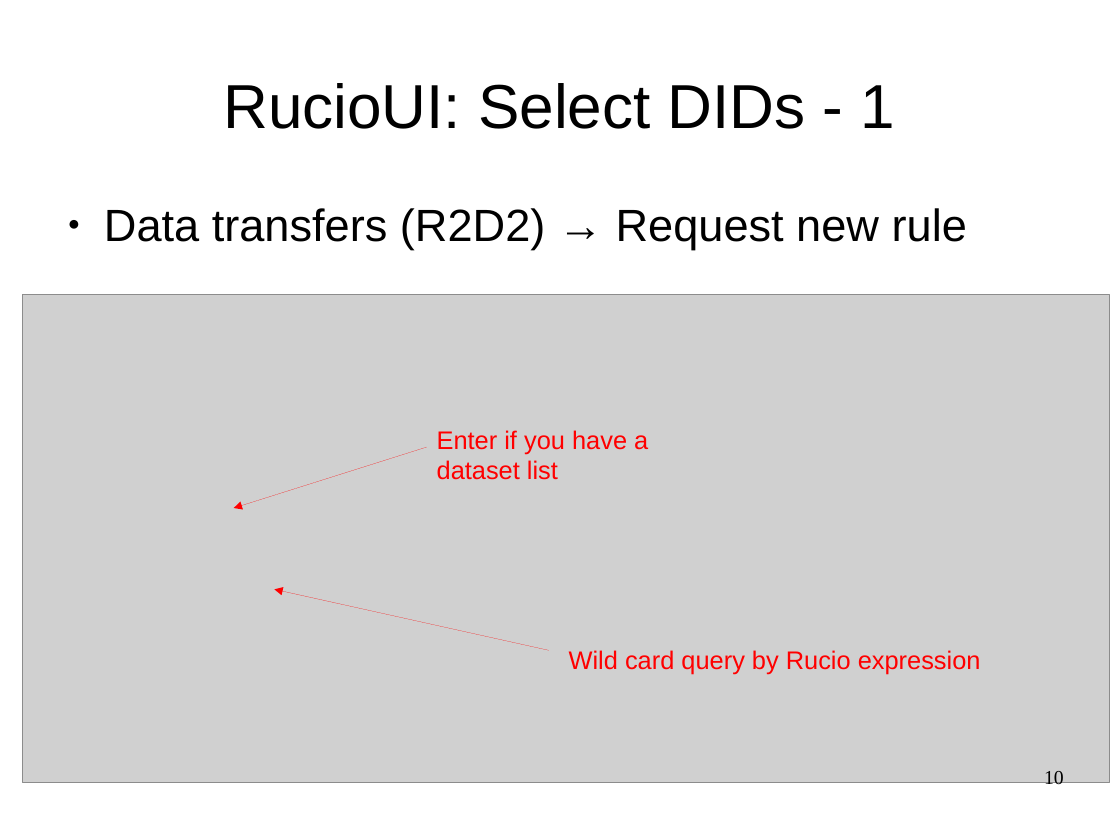
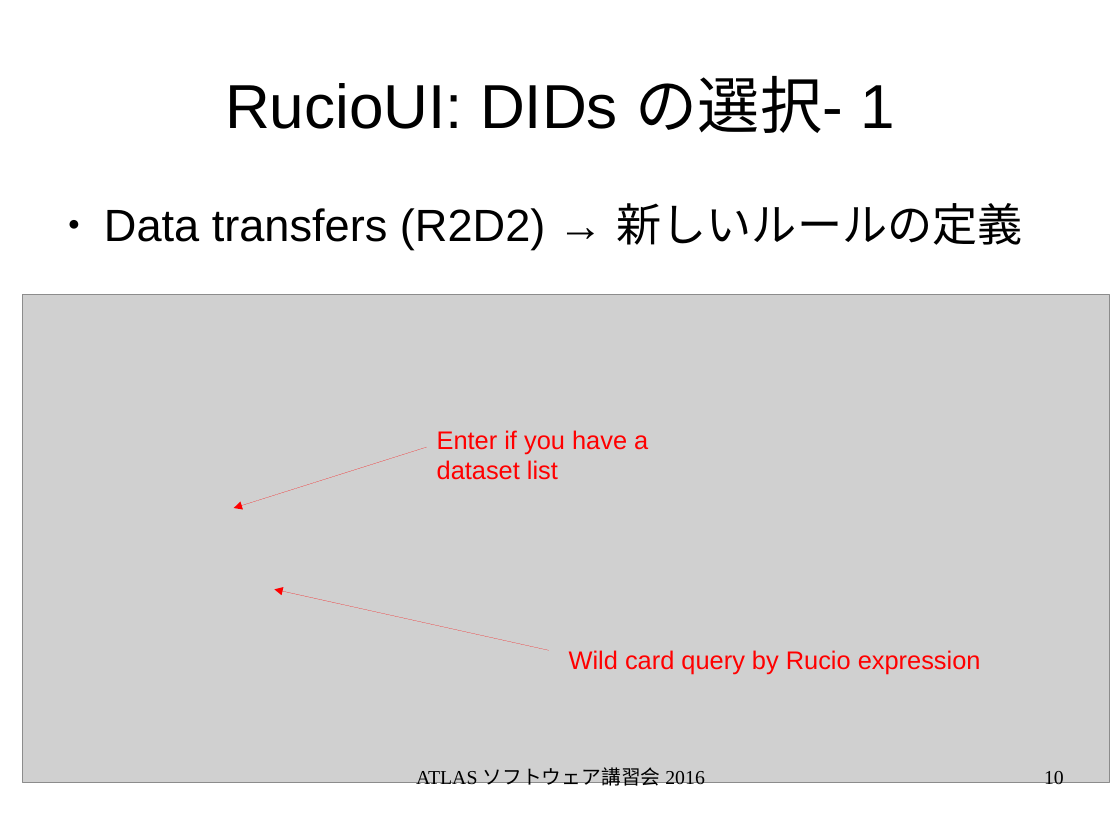
Before and after one commit to GenKawamura/2016-ATLAS-Japan-computing-tutorial, a slide deck: slide 10 of slides/odp/data_management.odp. Drawn at 1120x840 pixels with LibreOffice and Linux fonts; fonts in the diff are those of the drawing; grey boxes stand for pictures. Boxes give left, top, right and bottom in pixels: in the first picture for what was removed or moved away, otherwise in the second. Text is boxed around its words. In the diff, an @@ line names an element or a change of style, - is before the commit and + after.

```diff
--- a/slides/odp/data_management.odp
+++ b/slides/odp/data_management.odp
@@ title at <box>225,76,895,133</box>: text changed @@
-RucioUI: Select DIDs - 1
+RucioUI: DIDs の選択- 1
@@ text at <box>104,203,1023,250</box>: text changed @@
-● Data transfers (R2D2) → Request new rule
+● Data transfers (R2D2) → 新しいルールの定義
@@ text added at <box>416,767,705,791</box>, 14 pt, text #000000 @@
+ATLAS ソフトウェア講習会 2016
```
Also in this commit, not shown: 14 other slides changed, 3 slides added, 3 slides removed, 8 other files.
